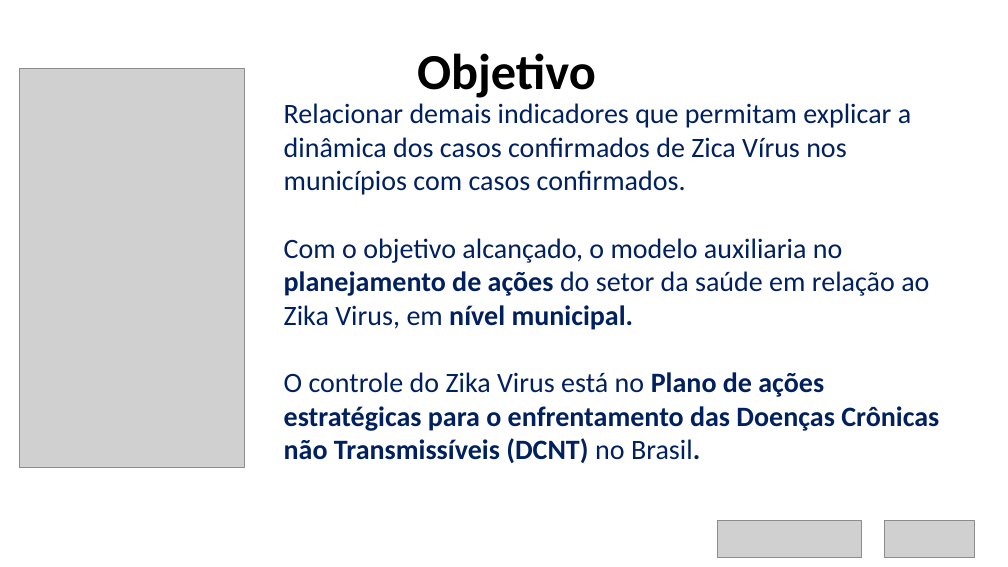
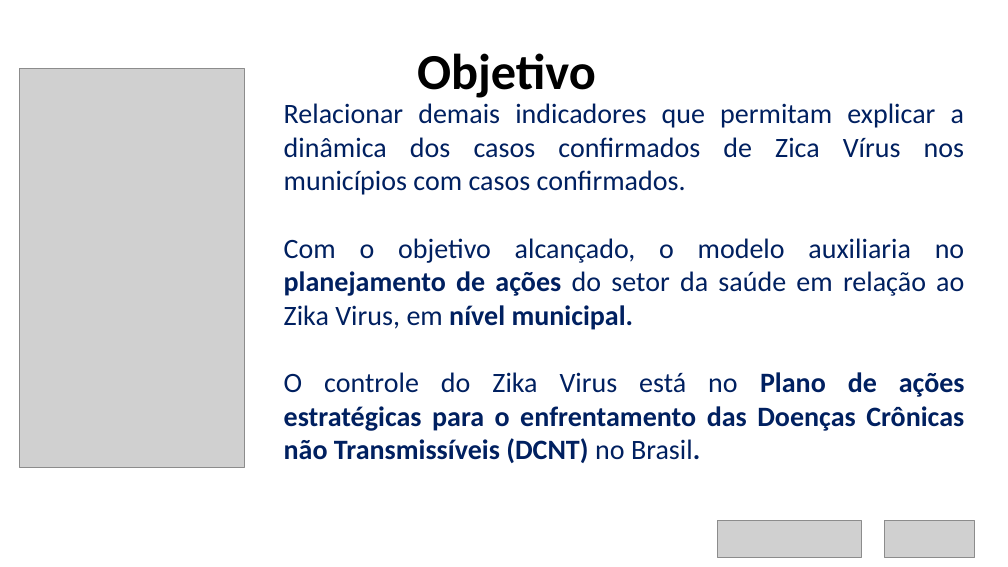
Before and after one commit to etportela/zika-data, a slide deck: slide 5 of pdfs/ZIKA_VIRUS.pptx (slide 4 before the commit). Drawn at 1008x567 pixels with LibreOffice and Linux fonts; fonts in the diff are those of the drawing; grey boxes stand for pictures; background and template pictures are left out. Boxes give left, top, right and bottom in pixels: in the first picture for what was removed or moved away, otherwise in the second. Text is boxed around its words. In the diff, an @@ line names an element or a change of style, - is before the commit and + after.

```diff
--- a/pdfs/ZIKA_VIRUS.pptx
+++ b/pdfs/ZIKA_VIRUS.pptx
@@ text "Relacionar demais indicadores que permitam ..." at (x1=284, y1=103, x2=965, y2=463): alignment left to justified @@
```
Also in this commit, not shown: 9 other slides changed, 6 slides added, 1 slide removed.
